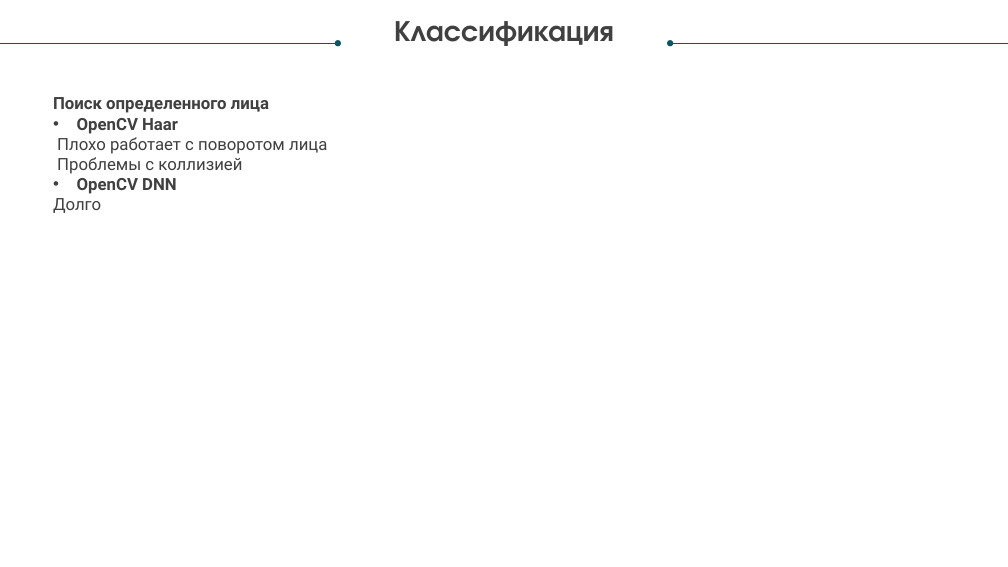
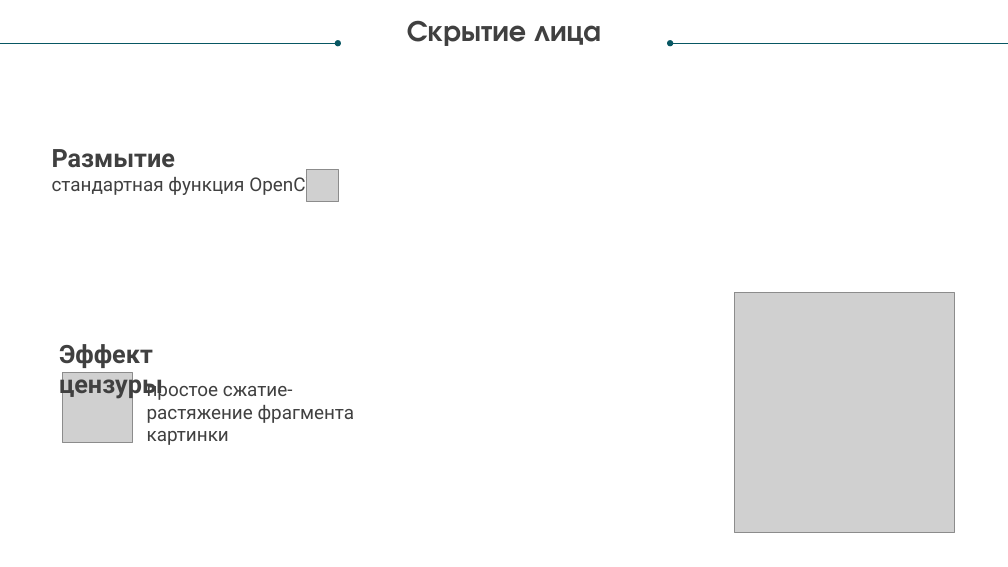
Before and after one commit to YoungMayne/Anonimus, a slide deck: slide 7 of Presentation.pptx (slide 6 before the commit). Drawn at 1008x567 pixels with LibreOffice and Linux fonts; fonts in the diff are those of the drawing; grey boxes stand for pictures. Boxes give left, top, right and bottom in pixels: in the first picture for what was removed or moved away, otherwise in the second. Text is boxed around its words. In the diff, an @@ line names an element or a change of style, - is before the commit and + after.

```diff
--- a/Presentation.pptx
+++ b/Presentation.pptx
@@ text at bbox=[407, 20, 601, 46]: text changed @@
-Классификация
+Скрытие лица
@@ text at bbox=[52, 149, 317, 197]: text changed; size 16 to 18 pt @@
-Поиск определенного лица
-• OpenCV Haar
-Плохо работает с поворотом лица
-Проблемы с коллизией
-• OpenCV DNN
-Долго
+Размытие
+стандартная функция OpenCV
@@ picture added at bbox=[307, 170, 339, 202] @@
@@ picture added at bbox=[735, 293, 955, 532] @@
@@ text added at bbox=[59, 344, 163, 399], 24 pt, text #404040, bold @@
+Эффект цензуры
@@ picture added at bbox=[62, 373, 132, 443] @@
@@ text added at bbox=[147, 379, 355, 445], 18 pt, text #404040 @@
+простое сжатие-растяжение фрагмента картинки
@@ text added at bbox=[171, 386, 264, 407], 16 pt, text #FFFFFF @@
+Цели управления
@@ text added at bbox=[154, 393, 262, 413], 16 pt, text #FFFFFF @@
+Цели клиента
```
Also in this commit, not shown: 4 other slides changed, 3 slides added, 4 slides removed.
